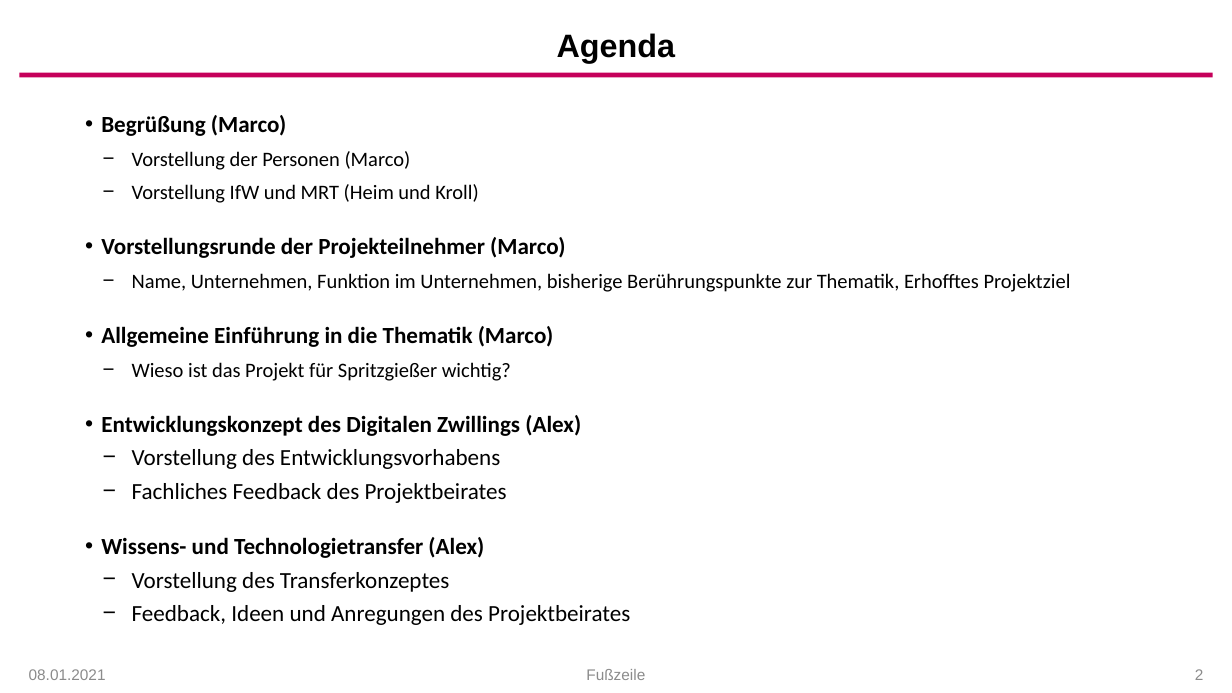
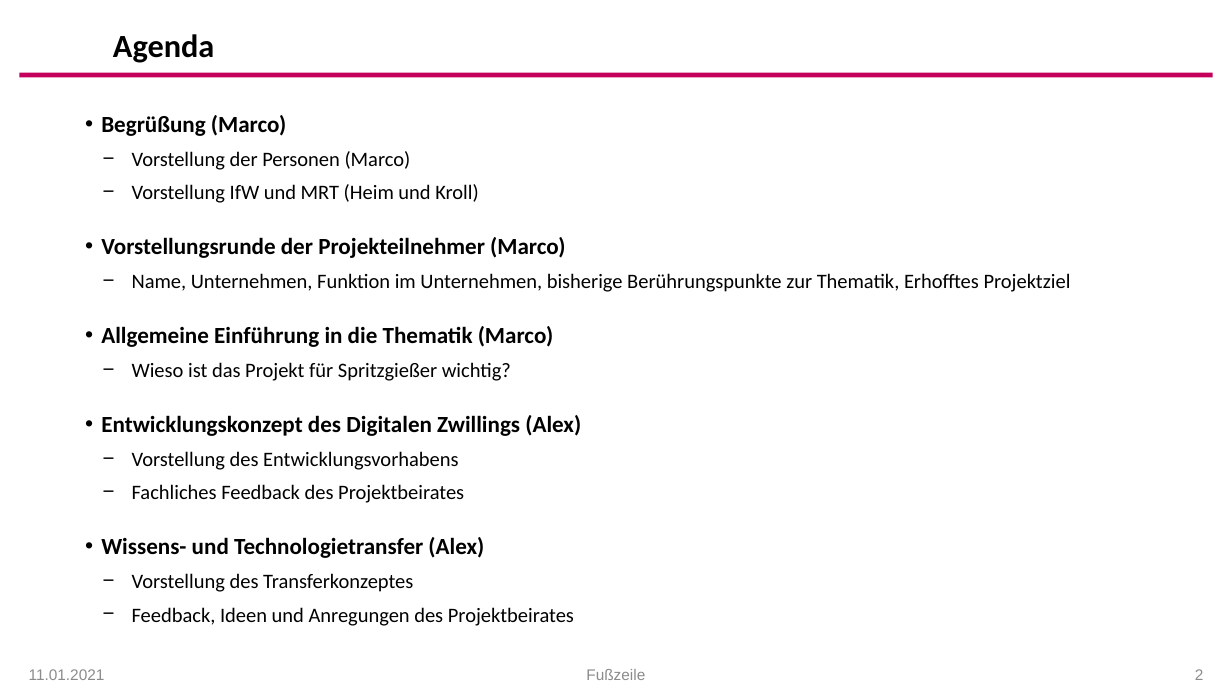
Before and after one commit to arehmer/DigitalTwinInjectionMoulding, a slide deck: slide 2 of Präsentationen/Kick-Off_Agenda.pptx. Drawn at 1232x693 pixels with LibreOffice and Linux fonts; fonts in the diff are those of the drawing; background and template pictures are left out. Boxes give left, top, right and bottom in pixels: in the first picture for what was removed or moved away, otherwise in the second. Text is boxed around its words. In the diff, an @@ line names an element or a change of style, - is before the commit and + after.

```diff
--- a/Präsentationen/Kick-Off_Agenda.pptx
+++ b/Präsentationen/Kick-Off_Agenda.pptx
@@ title "Agenda" at [113,34,214,63]: font Arial to Calibri; alignment centre to left @@
@@ text at [132,451,574,626]: size 18 to 16 pt in "Vorstellung des Entwicklungsvorhabens", "Fachliches Feedback des Projektbeirates", "Vorstellung des Transferkonzeptes", "Feedback, Ideen und Anregungen des Projektbeirates" @@
@@ text at [29,669,105,680]: text changed @@
-08.01.2021
+11.01.2021
```
Also in this commit, not shown: 2 other slides changed, 11 slides added, 1 other file.
